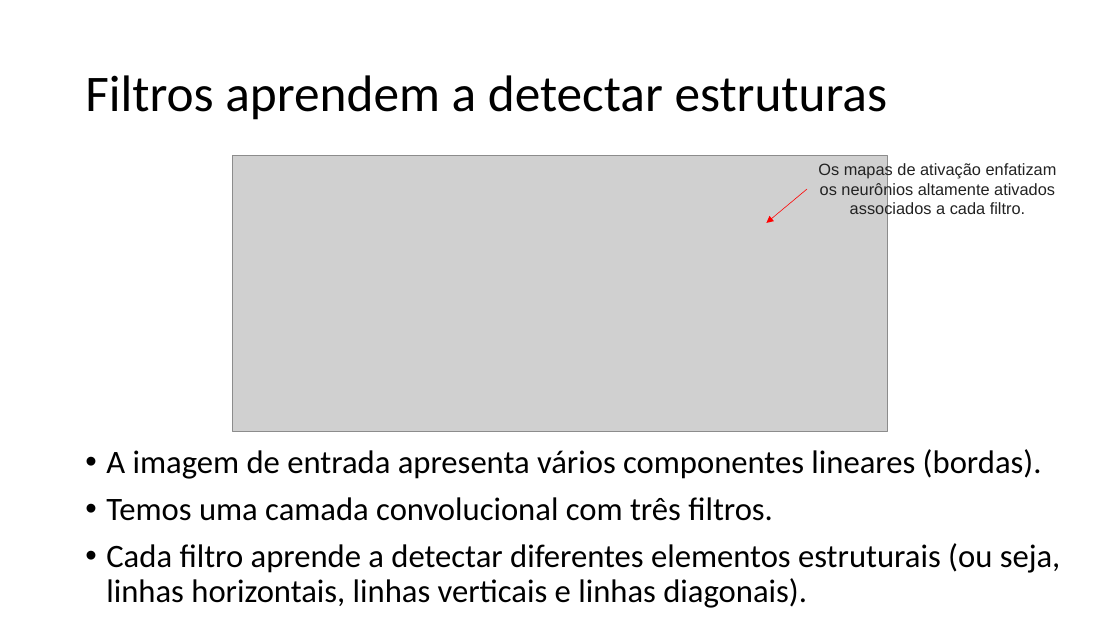
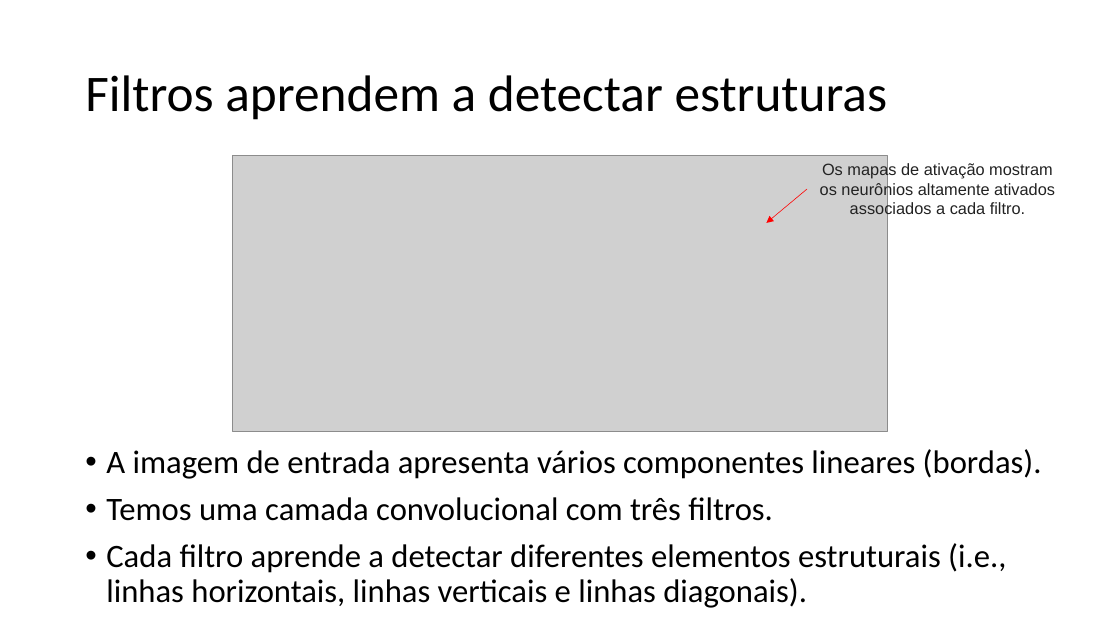
Before and after one commit to zz4fap/tp557-iot-ml, a slide deck: slide 33 of slides/TP557_12_Introduzindo_convoluções.pptx. Drawn at 1120x630 pixels with LibreOffice and Linux fonts; fonts in the diff are those of the drawing; grey boxes stand for pictures. Boxes give left, top, right and bottom in pixels: in the first picture for what was removed or moved away, otherwise in the second. Text is boxed around its words. In the diff, an @@ line names an element or a change of style, - is before the commit and + after.

```diff
--- a/slides/TP557_12_Introduzindo_convoluções.pptx
+++ b/slides/TP557_12_Introduzindo_convoluções.pptx
@@ text at (x1=820, y1=162, x2=1055, y2=218): text changed @@
-Os mapas de ativação enfatizam os neurônios altamente ativados associados a cada filtro.
+Os mapas de ativação mostram os neurônios altamente ativados associados a cada filtro.
@@ text at (x1=106, y1=543, x2=1006, y2=608): text changed @@
-• Cada filtro aprende a detectar diferentes elementos estruturais (ou seja, linhas horizontais, linhas verticais e linhas diagonais).
+• Cada filtro aprende a detectar diferentes elementos estruturais (i.e., linhas horizontais, linhas verticais e linhas diagonais).
```
Also in this commit, not shown: 7 other slides changed, 1 slide added, 1 other file.
